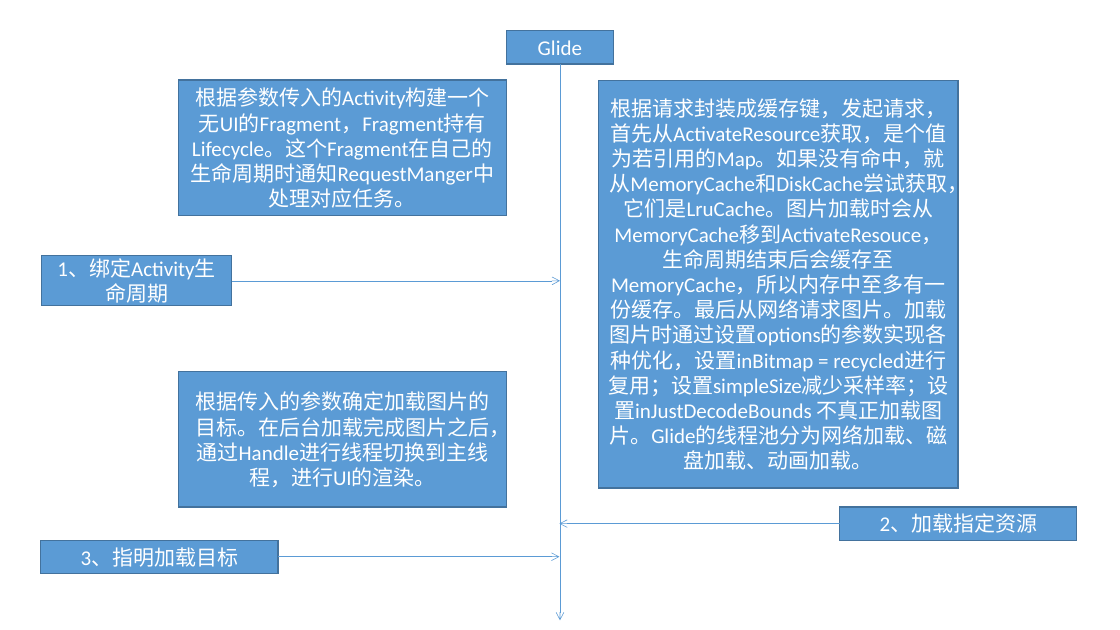
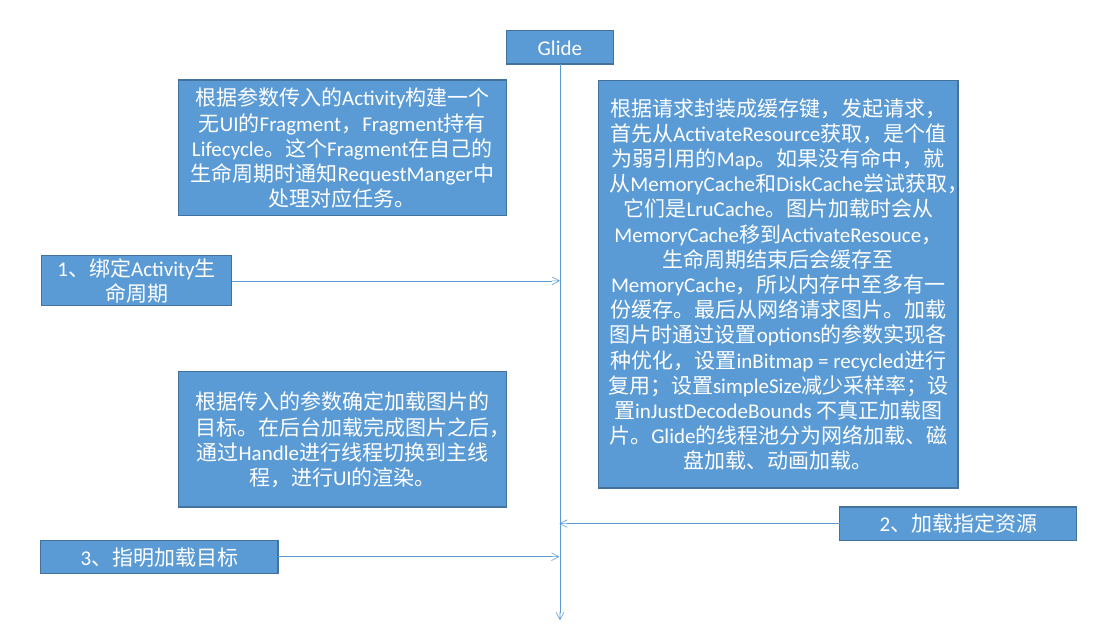
Before and after one commit to jackzhengpinwen/Android--learning--note, a slide deck: slide 1 of 开源框架/Glide.pptx. Drawn at 1120x630 pixels with LibreOffice and Linux fonts; fonts in the diff are those of the drawing. Boxes give left, top, right and bottom in pixels: in the first picture for what was removed or moved away, otherwise in the second. Text is boxed around its words. In the diff, an @@ line names an element or a change of style, - is before the commit and + after.

```diff
--- a/开源框架/Glide.pptx
+++ b/开源框架/Glide.pptx
@@ text in rectangle at (x1=608, y1=98, x2=968, y2=470): text changed @@
-根据请求封装成缓存键，发起请求，首先从ActivateResource获取，是个值为若引用的Map。如果没有命中，就从MemoryCache和DiskCache尝试获取，它们是LruCache。图片加载时会从MemoryCache移到ActivateResouce，生命周期结束后会缓存至MemoryCache，所以内存中至多有一份缓存。最后从网络请求图片。加载图片时通过设置options的参数实现各种优化，设置inBitmap = recycled进行复用；设置simpleSize减少采样率；设置inJustDecodeBounds 不真正加载图片。Glide的线程池分为网络加载、磁盘加载、动画加载。
+根据请求封装成缓存键，发起请求，首先从ActivateResource获取，是个值为弱引用的Map。如果没有命中，就从MemoryCache和DiskCache尝试获取，它们是LruCache。图片加载时会从MemoryCache移到ActivateResouce，生命周期结束后会缓存至MemoryCache，所以内存中至多有一份缓存。最后从网络请求图片。加载图片时通过设置options的参数实现各种优化，设置inBitmap = recycled进行复用；设置simpleSize减少采样率；设置inJustDecodeBounds 不真正加载图片。Glide的线程池分为网络加载、磁盘加载、动画加载。
```
Also in this commit, not shown: 53 other files.
